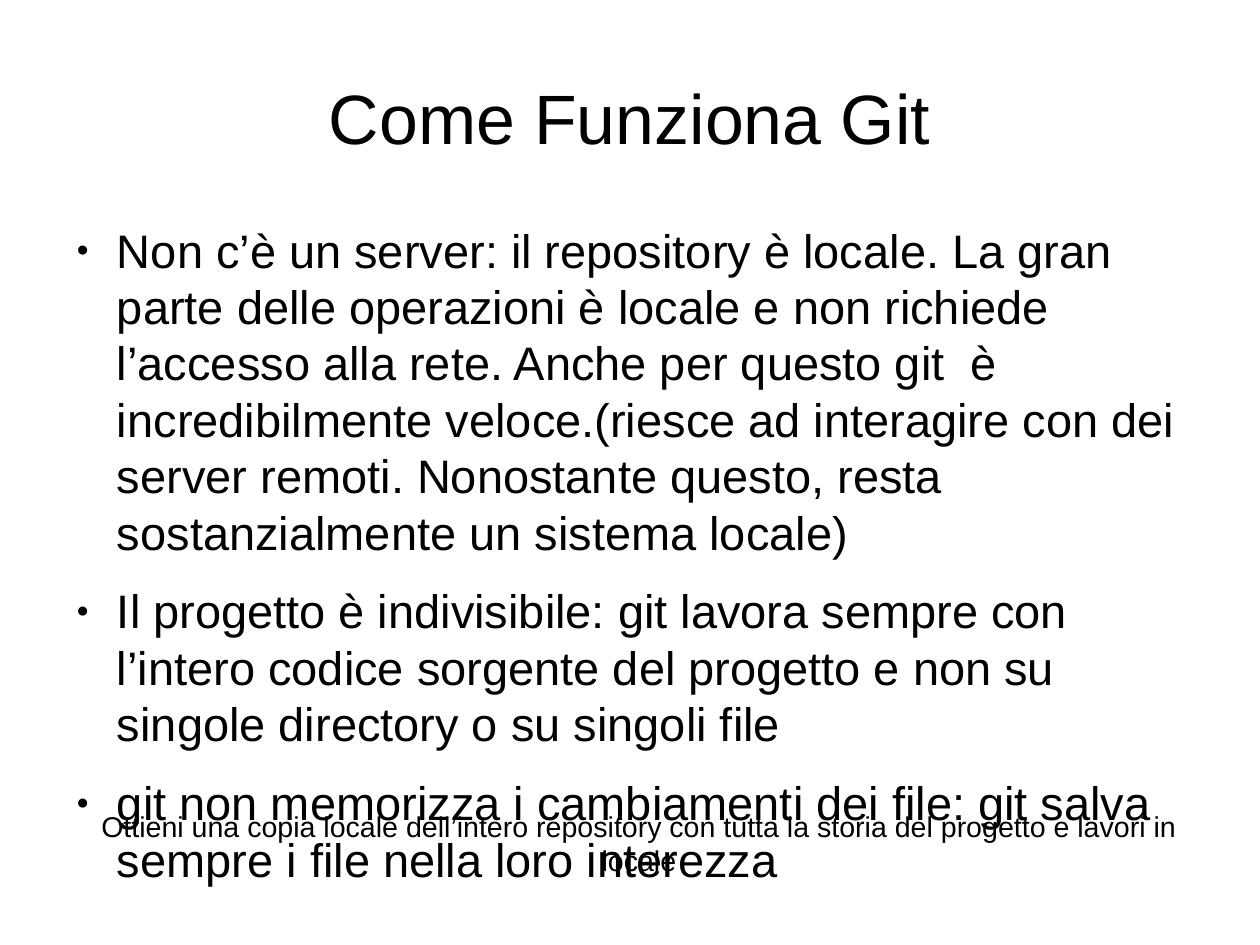
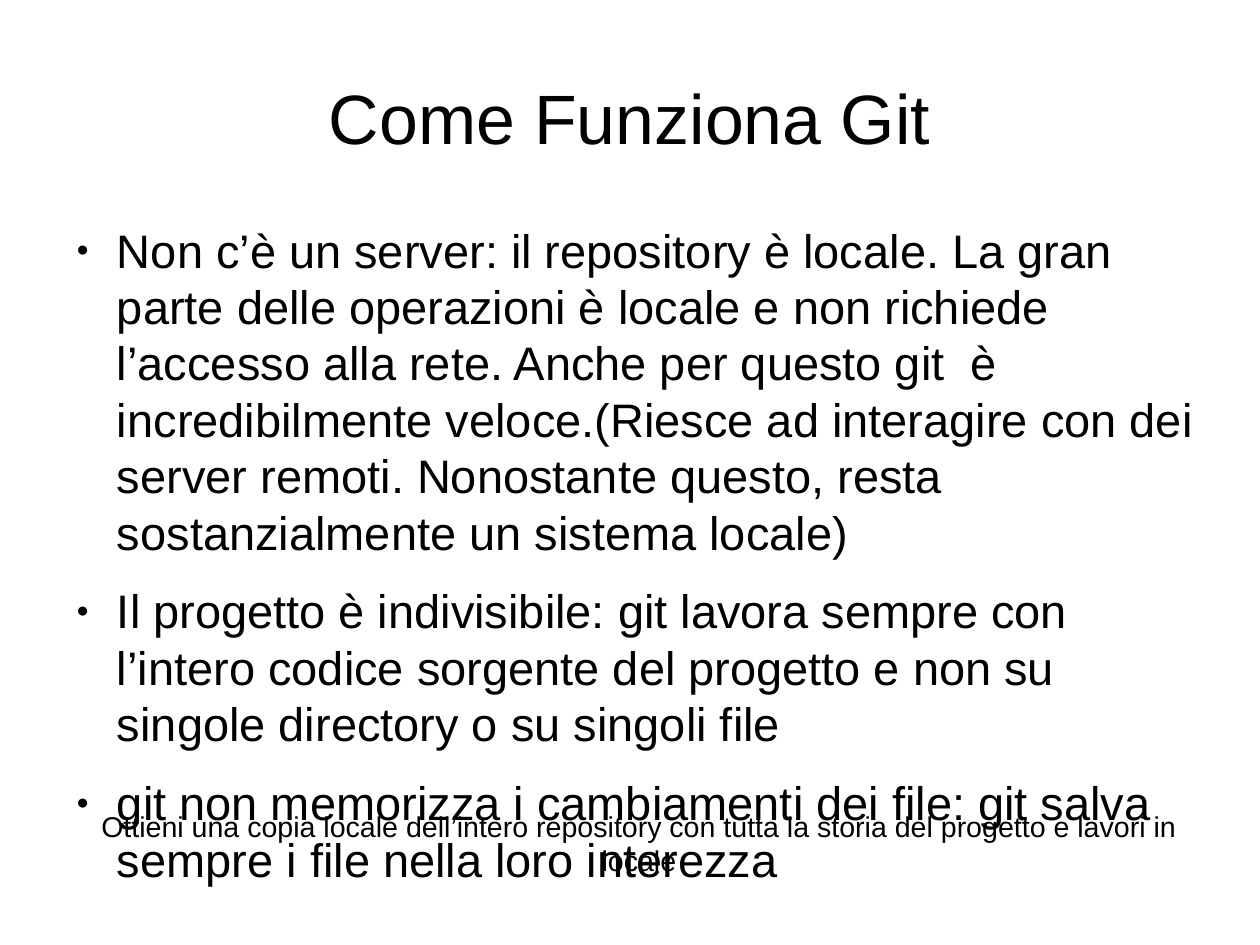
Before and after one commit to GioeleCicchini/Git-Presentation, a slide deck: slide 2 of presentazione git.odp. Drawn at 1260x945 pixels with LibreOffice and Linux fonts; fonts in the diff are those of the drawing. Boxes give left, top, right and bottom in pixels: in the first picture for what was removed or moved away, otherwise in the second. Text is boxed around its words. In the diff, an @@ line names an element or a change of style, - is before the commit and + after.

```diff
--- a/presentazione git.odp
+++ b/presentazione git.odp
@@ text at bbox=[117, 233, 1193, 559]: text changed @@
-● Non c’è un server: il repository è locale. La gran parte delle operazioni è locale e non richiede l’accesso alla rete. Anche per questo git è incredibilmente veloce.(riesce ad interagire con dei server remoti. Nonostante questo, resta sostanzialmente un sistema locale)
+● Non c’è un server: il repository è locale. La gran parte delle operazioni è locale e non richiede l’accesso alla rete. Anche per questo git è incredibilmente veloce.(Riesce ad interagire con dei server remoti. Nonostante questo, resta sostanzialmente un sistema locale)
```
Also in this commit, not shown: 3 other slides changed, 1 slide added.
